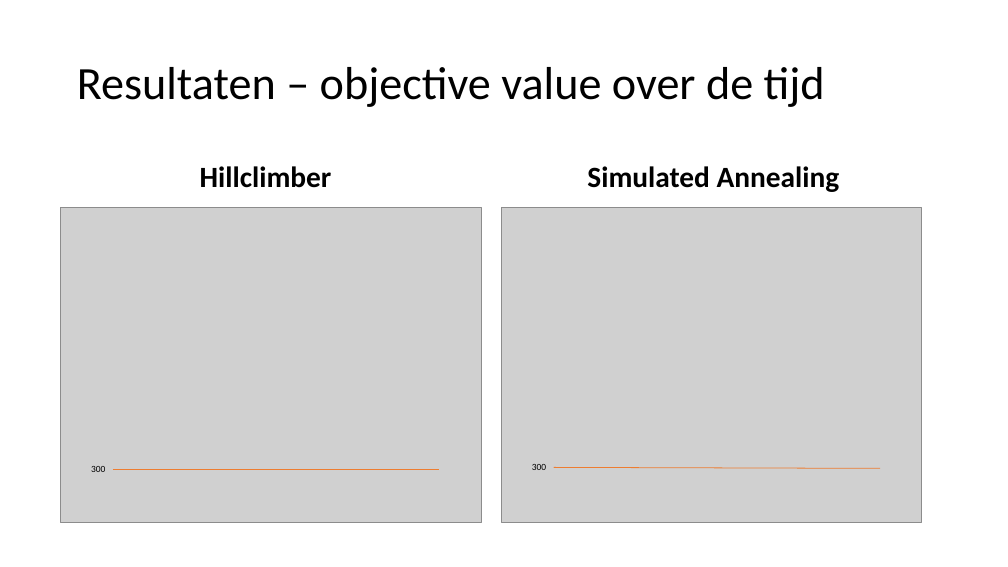
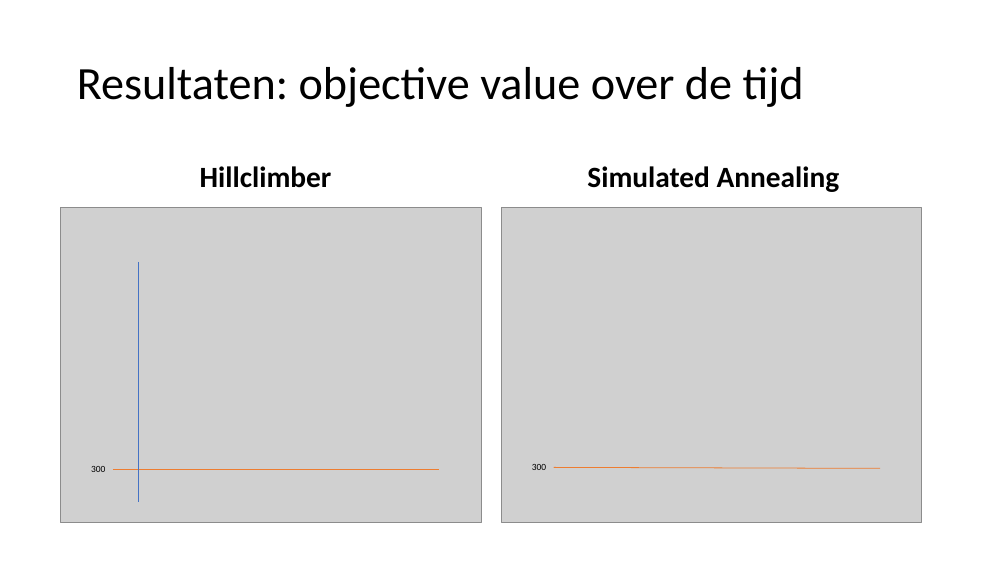
Before and after one commit to NinaAlblasMinorAI/RoosterRulers, a slide deck: slide 13 of doc/Presentatie.pptx (slide 11 before the commit). Drawn at 1008x567 pixels with LibreOffice and Linux fonts; fonts in the diff are those of the drawing; grey boxes stand for pictures. Boxes give left, top, right and bottom in pixels: in the first picture for what was removed or moved away, otherwise in the second. Text is boxed around its words. In the diff, an @@ line names an element or a change of style, - is before the commit and + after.

```diff
--- a/doc/Presentatie.pptx
+++ b/doc/Presentatie.pptx
@@ title at [77,67,804,107]: text changed @@
-Resultaten – objective value over de tijd
+Resultaten: objective value over de tijd
@@ line added from (138, 262) to (138, 503), #4472C4 0.5 pt @@
```
Also in this commit, not shown: 10 other slides changed, 11 slides added, 5 slides removed, 7 other files.
